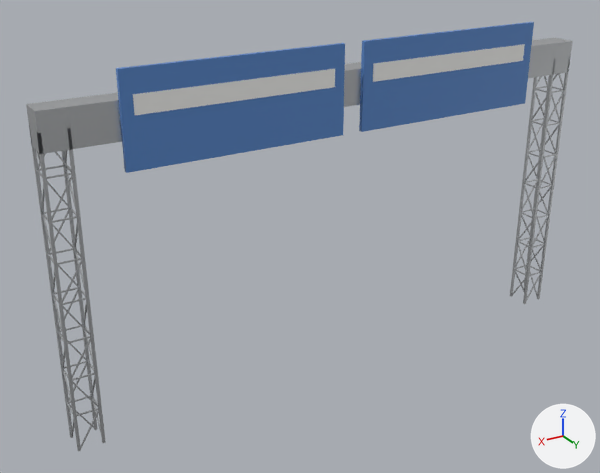
The glTF model modules/assets/internal/models/road/road.feature.gantry_sign.glb, before and after one commit.
Both versions are drawn from a 50 mm camera at (10.21, 15.15, 11.19) aimed at (0.96, -0.26, 3.48). The axes (+X, +Y, +Z) are drawn at lower right. The lights are the same throughout. The first picture is the older version.

Objects in the first picture: 'main__paint_white', 'main__plastic_blue', 'main__steel_galvanised'.
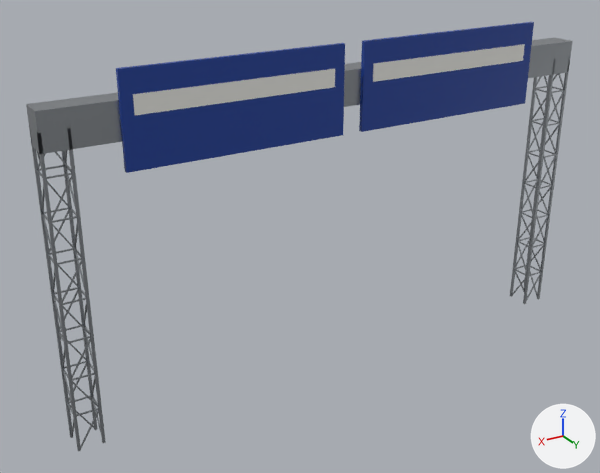
What differs and where, as boxes (x1, y1, x2, y2) in the pictures (600 x 473 px):
```json
{"object": "main__plastic_blue", "change": "recoloured", "before": [116, 22, 534, 173], "after": [116, 22, 534, 173], "on screen": "darker"}
{"object": "main__steel_galvanised", "change": "recoloured", "before": [26, 37, 572, 451], "after": [26, 37, 572, 451]}
```

Scene script edits in JSON lines:
```json
{"op": "set", "path": "mat_plastic_blue.base_color", "old": "(0.1, 0.25, 0.6)", "new": "(0.01, 0.0509, 0.319)", "note": "blue #5989cb -> blue #194099"}
{"op": "set", "path": "mat_steel_galvanised.base_color", "old": "(0.66, 0.68, 0.7)", "new": "(0.393, 0.42, 0.448)", "note": "light grey #d4d7da -> grey #a8adb3"}
```
